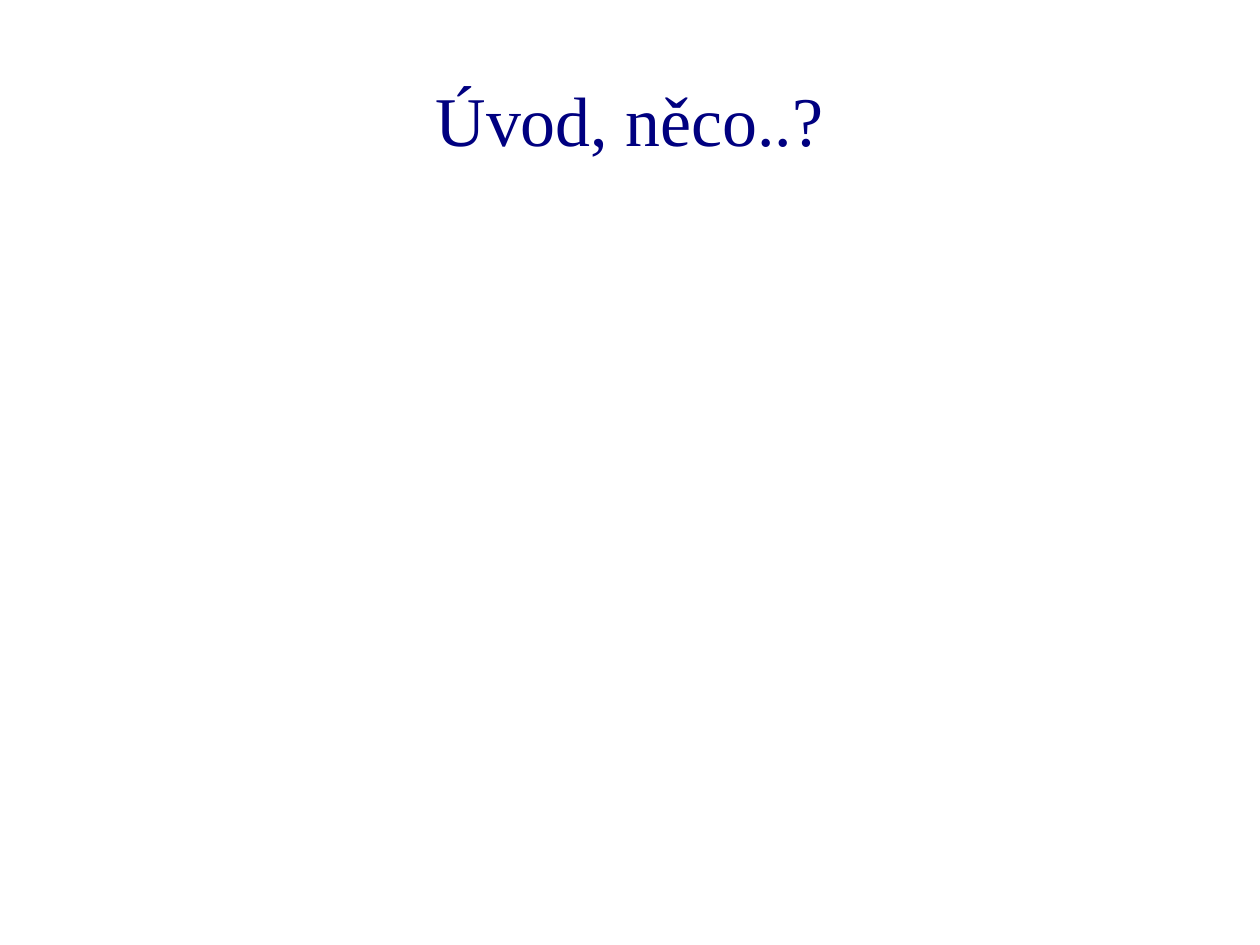
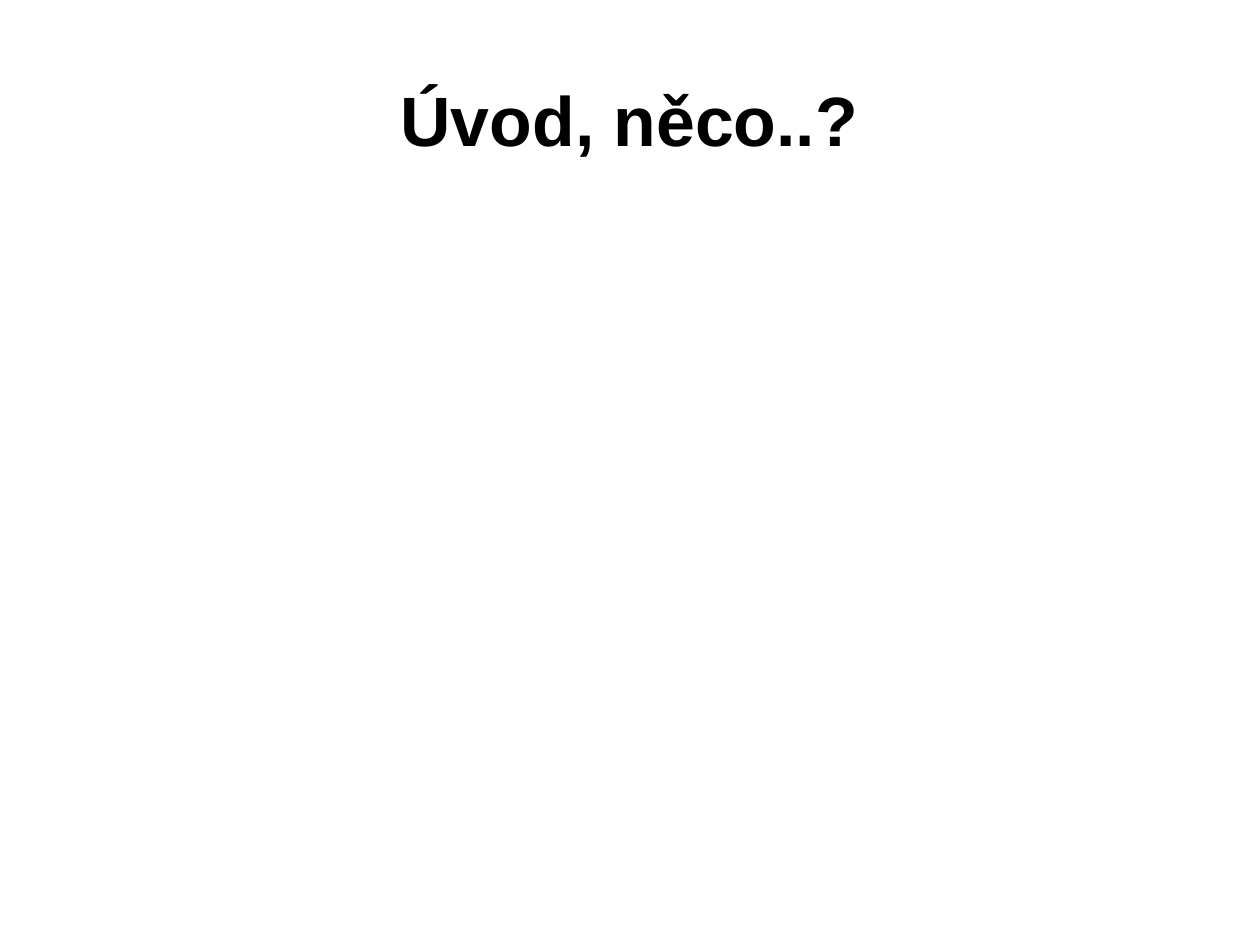
Before and after one commit to Tasssadar/soc, a slide deck: slide 2 of prezentace.ppt. Drawn at 1260x945 pixels with LibreOffice and Linux fonts; fonts in the diff are those of the drawing; background and template pictures are left out. Boxes give left, top, right and bottom in pixels: in the first picture for what was removed or moved away, otherwise in the second. Text is boxed around its words. In the diff, an @@ line names an element or a change of style, - is before the commit and + after.

```diff
--- a/prezentace.ppt
+++ b/prezentace.ppt
@@ title "Úvod, něco..?" at [401,91,858,157]: font Times New Roman to Arial, text colour #000080 to #000000, bold on @@
```
Also in this commit, not shown: 2 other slides changed, 6 slides added, 2 slides removed.
